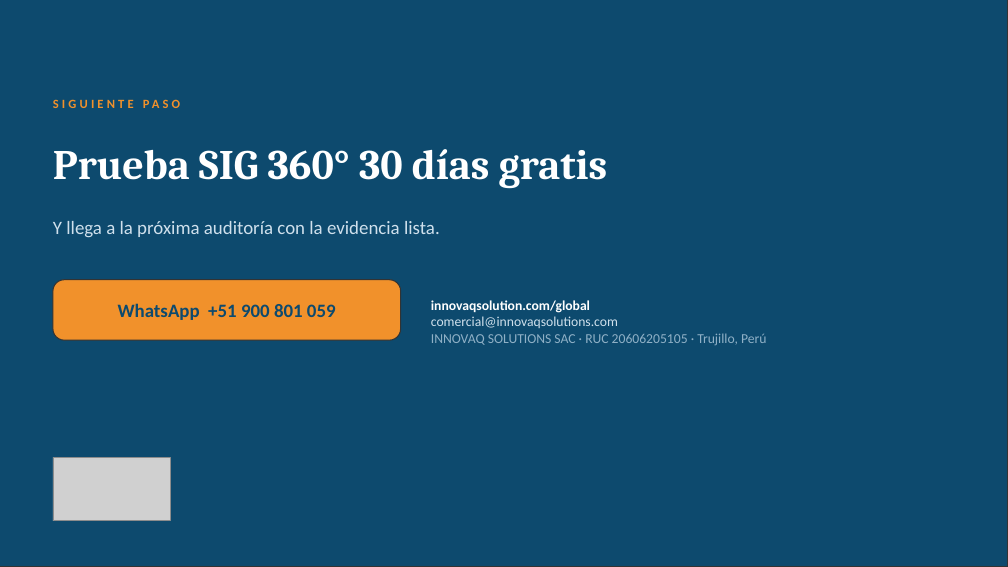
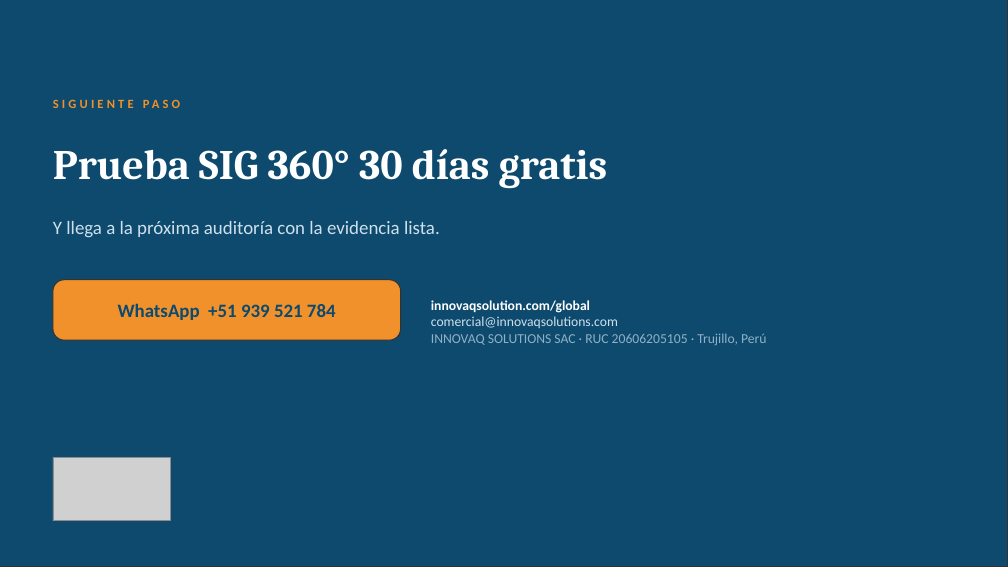
Before and after one commit to alvaroruizr2024-cpu/www.innovaqsolution.com, a slide deck: slide 8 of campaigns/sig360-202609/deck.pptx. Drawn at 1008x567 pixels with LibreOffice and Linux fonts; fonts in the diff are those of the drawing; grey boxes stand for pictures; background and template pictures are left out. Boxes give left, top, right and bottom in pixels: in the first picture for what was removed or moved away, otherwise in the second. Text is boxed around its words. In the diff, an @@ line names an element or a change of style, - is before the commit and + after.

```diff
--- a/campaigns/sig360-202609/deck.pptx
+++ b/campaigns/sig360-202609/deck.pptx
@@ text at (x1=118, y1=303, x2=336, y2=320): text changed @@
-WhatsApp +51 900 801 059
+WhatsApp +51 939 521 784
```
Also in this commit, not shown: 1 other slide changed, 7 other files.
